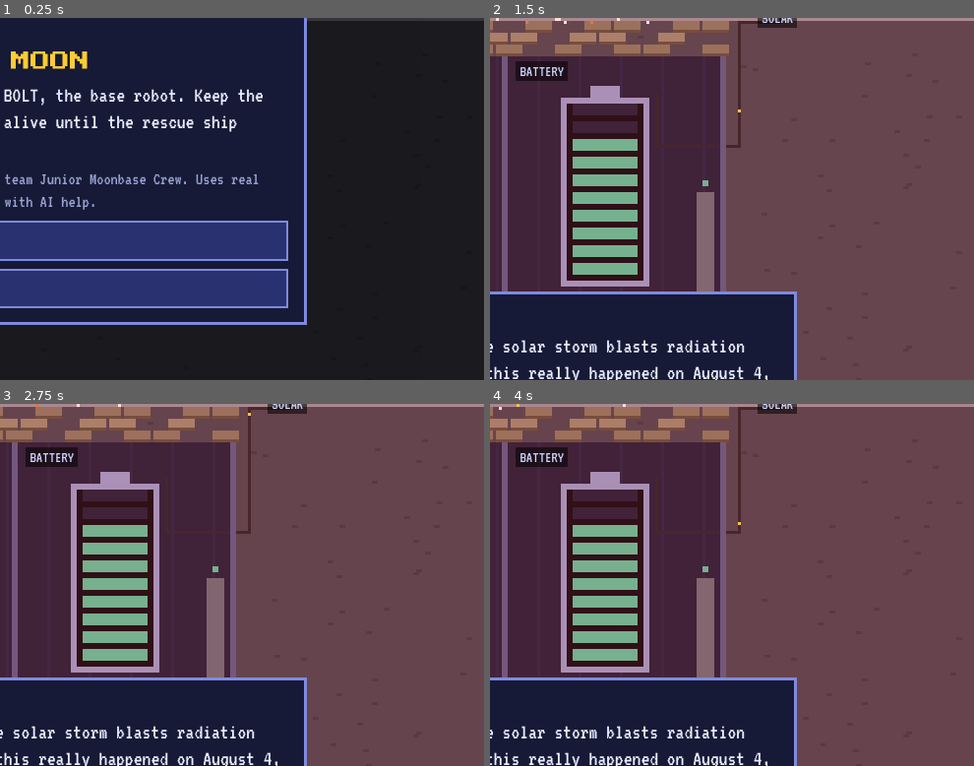
Above: before the commit, frames 1-4 (two rows, left to right).
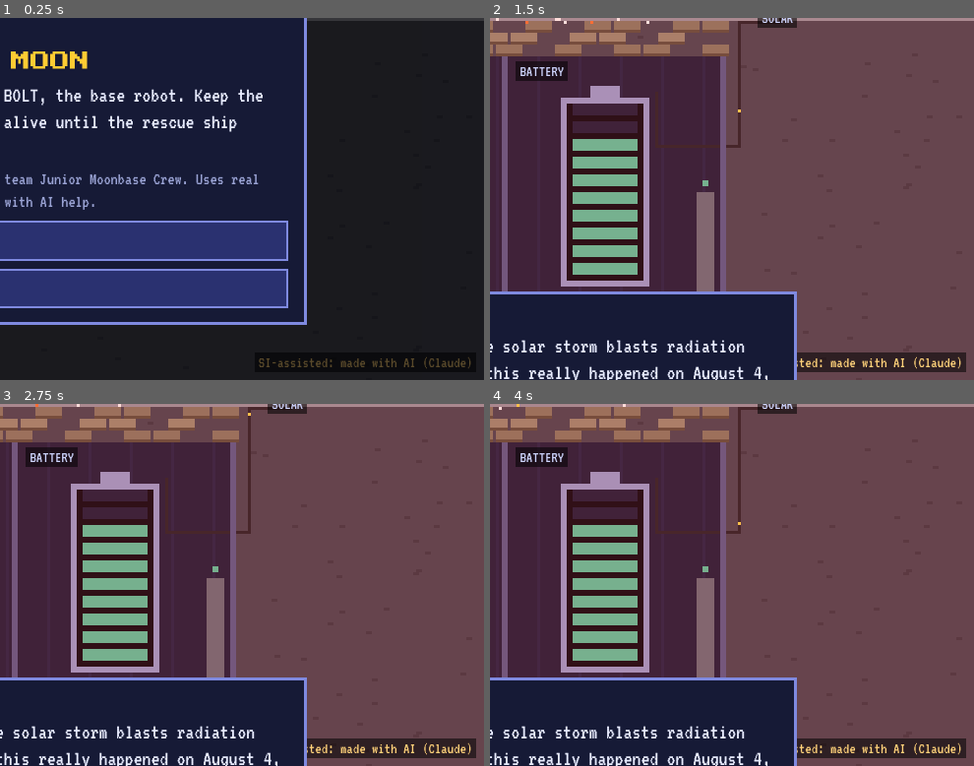
Above: after the commit, the same moments.

Repository: kuanweiou1012/bolt-moon-game
Game: browser game, page index.html
Two runs of this game, one before a commit and one after it. Both use one fixed random seed, a clock stepped at 60 frames per second and the inputs below.
Inputs:
- Up to frame 1 (0.25 s): no input
- Up to frame 2 (1.5 s): click "START" at 0.27 s; click "NEXT" at 0.52 s; tap Space at 1.1 s
- Up to frame 3 (2.75 s): tap Space at 1.6, 2.1, 2.6 s
- Up to frame 4 (4 s): tap Space at 3.1, 3.6 s
The pictures show only the part of the screen within x 49-99%, y 31-81%; the shares and areas given below are measured in that part.

The runs differ from the first frame. In frame 1, 0.3% of the frame differs, in the area x 53-98%, y 93-97%; in frame 2, 1.8%, in the area x 63-99%, y 92-98%; in frame 3, 1.8%; in frame 4, 1.8%.

Commit message:
Add visible SI-assisted watermark to game and demo video
Co-Authored-By: Claude Opus 5.5 <noreply@anthropic.com>

Diff:
--- a/index.html
+++ b/index.html
@@ -71,6 +71,7 @@
     <div class="lab" style="left:51.5%;top:40%">BATTERY</div>
     <div class="lab" style="left:77%;top:30%">SOLAR</div>
     <div class="lab" style="left:3%;top:26%">SHIELD</div>
+    <div class="lab" style="right:1%;bottom:2%;color:#ffd27a">SI-assisted: made with AI (Claude)</div>
     <div id="banner"></div>
     <div id="bubble"></div>
     <div id="cap"></div>
Not shown, changed: demo.webm
